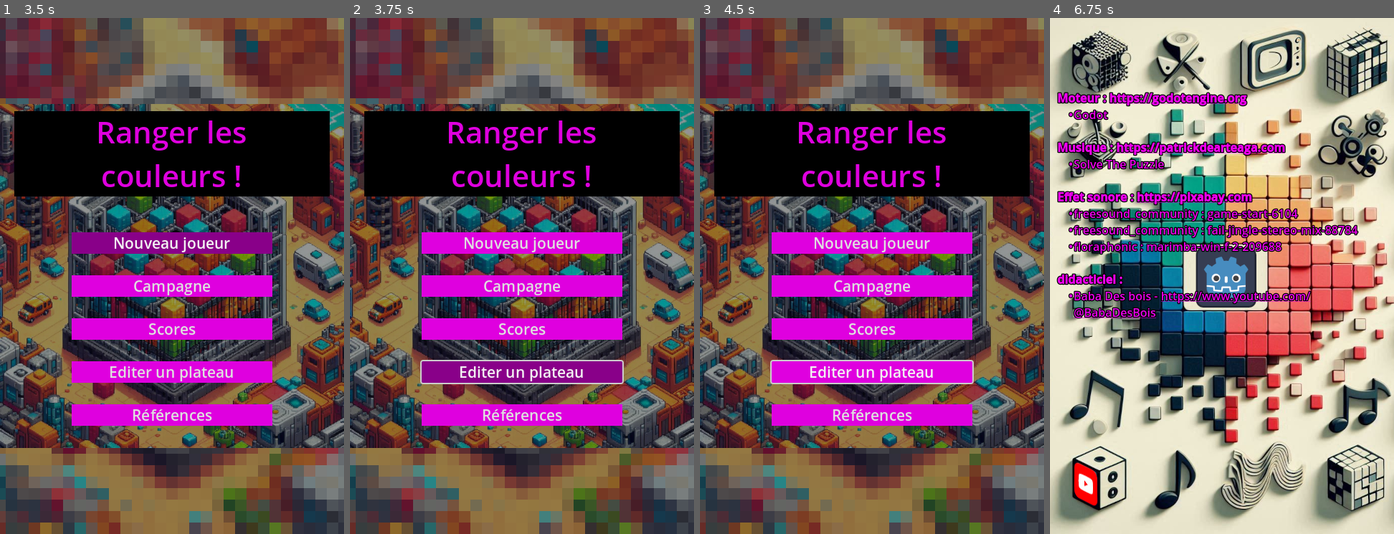
Above: before the commit, frames 1-4 (left to right).
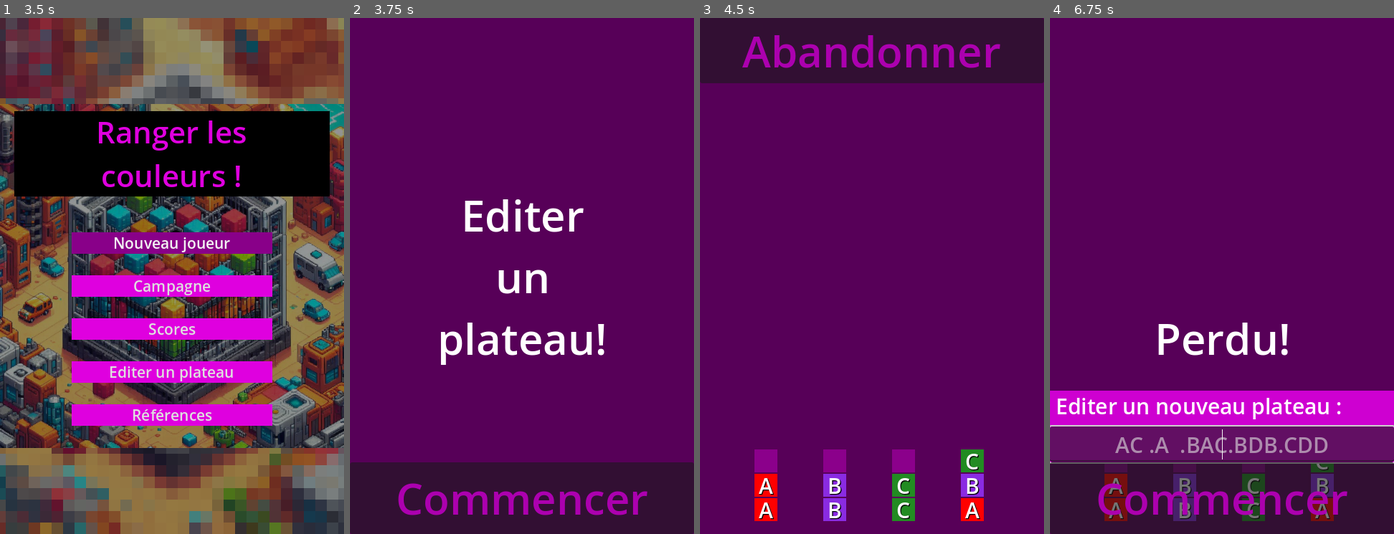
Above: after the commit, the same moments.

Repository: leguims/godot-color-sort-for-anna
Game: Godot game, scene res://Scenes/MenuPrincipal/menu_principal.tscn
Two runs of this game, one before a commit and one after it. Both use one fixed random seed, a clock stepped at 60 frames per second and the inputs below.
Inputs (mouse positions are in pixels of both pictures, inside the frame that each line leads up to):
- Up to frame 1 (3.5 s): click "Campagne" at 0.5 s; click (172, 306) at 1.27 s; type "Alex" at 1.35 s; click "Scores" at 2 s; tap Enter at 2.75 s; move the mouse to (247, 250) at 2.77 s; click (247, 250) at 2.92 s
- Up to frame 2 (3.75 s): click "Editer un plateau" at 3.5 s
- Up to frame 3 (4.5 s): click (872, 497) at 4.25 s, where only the run after the commit has a clickable "Commencer"
- Up to frame 4 (6.75 s): click (1222, 245) at 5 s, where only the run before the commit has a clickable "Nouveau joueur"; click (1222, 48) at 5.75 s, where only the run after the commit has a clickable "Abandonner"; click (1222, 441) at 6.5 s, where only the run before the commit has a clickable "Références"

Frame 1 is identical in both runs. In frame 2, 99% of the frame differs, in the area x 0-100%, y 0-100%; in frame 3, 100%; in frame 4, 99%.

Commit message:
Ajout Campagne + Editeur
- Suppression ancien menu principal
- Héritage dans les menu pour la campagne et l'éditeur
- Gestion du score dans la 'Campagne' uniquement
- Edition et visibilité du plateau uniquement sur l'éditeur

Diff:
--- a/Scenes/Principal/principal.gd
+++ b/Scenes/Campagne/campagne.gd
@@ -1,8 +1,12 @@
 extends Node
 
+class_name Campagne
 
 # Called when the node enters the scene tree for the first time.
 func _ready() -> void:
+	$Menu.set_script(MenuCampagne)
+	$Menu.modifier_tempo_message(1.0)
+	$Menu.modifier_message_vertical_align(VERTICAL_ALIGNMENT_CENTER)
 	$Menu.show()
 	$Menu.afficher_accueil()
 
@@ -11,25 +15,33 @@
 	pass
 
 func _on_menu_commencer_plateau() -> void:
-	if $PlateauDeJeu.est_valide($Menu/EditeurPlateau/SaisieEditionPlateau.text):
+	GestionScore.commencer()
+	_lancer_plateau_de_campagne($Menu/EditeurPlateau/SaisieEditionPlateau.text)
+
+func _lancer_plateau_de_campagne(plateau : String) -> void:
+	if $PlateauDeJeu.est_valide(plateau):
 		$Menu.cacher_accueil()
 		$PlateauDeJeu.effacer_le_plateau()
-		$PlateauDeJeu.commencer_un_nouveau_plateau($Menu/EditeurPlateau/SaisieEditionPlateau.text)
+		$PlateauDeJeu.commencer_un_nouveau_plateau(plateau)
 		$SonCommencer.play()
 		$Musique.play()
 	else:
 		_on_plateau_de_jeu_plateau_invalide()
 
 func _on_plateau_de_jeu_victoire() -> void:
+	GestionScore.gagner()
 	$Menu.show()
-	$Menu.afficher_victoire()
+	if GestionScore.est_victoire_dernier_plateau():
+		$Menu.afficher_fin_campagne()
+	else:
+		$Menu.afficher_victoire()
 	$SonFinDePartie.play()
 	$Musique.stop()
 
 func _on_plateau_de_jeu_plateau_invalide() -> void:
-	$Menu.show()
-	$Menu.afficher_plateau_invalide()
-	$SonEchec.play()
+	# Pas de plateau invalide en campagne
+	print("_on_plateau_de_jeu_plateau_invalide pour la campagne IMPOSSIBLE ! WTF !")
+	pass
 
 func _on_plateau_de_jeu_abandon() -> void:
 	$Menu.show()
--- a/Scenes/Campagne/campagne.tscn
+++ b/Scenes/Campagne/campagne.tscn
@@ -1,5 +1,6 @@
-[gd_scene load_steps=7 format=3 uid="uid://ocjm8ifi8b5e"]
+[gd_scene load_steps=8 format=3 uid="uid://ocjm8ifi8b5e"]
 
+[ext_resource type="Script" path="res://Scenes/Campagne/campagne.gd" id="1_4bhsb"]
 [ext_resource type="PackedScene" uid="uid://cfqcdseqsuy1l" path="res://Scenes/Plateau/plateau.tscn" id="1_h65nu"]
 [ext_resource type="PackedScene" uid="uid://xsrt777ms37l" path="res://Scenes/Menu/menu.tscn" id="2_7600w"]
 [ext_resource type="AudioStream" uid="uid://b0xpcrpr7dos3" path="res://Art/Musique/Solve The Puzzle.ogg" id="3_3nkxa"]
@@ -7,7 +8,8 @@
 [ext_resource type="AudioStream" uid="uid://bta65s8emibd3" path="res://Art/EffetSonore/win.mp3" id="5_06ouw"]
 [ext_resource type="AudioStream" uid="uid://o2nhixe1lp0c" path="res://Art/EffetSonore/fail-jingle.mp3" id="6_dmm43"]
 
-[node name="EditerUnPlateau" type="Node"]
+[node name="Campagne" type="Node"]
+script = ExtResource("1_4bhsb")
 
 [node name="PlateauDeJeu" parent="." instance=ExtResource("1_h65nu")]
 
@@ -24,3 +26,8 @@
 
 [node name="SonEchec" type="AudioStreamPlayer" parent="."]
 stream = ExtResource("6_dmm43")
+
+[connection signal="abandon" from="PlateauDeJeu" to="." method="_on_plateau_de_jeu_abandon"]
+[connection signal="plateau_invalide" from="PlateauDeJeu" to="." method="_on_plateau_de_jeu_plateau_invalide"]
+[connection signal="victoire" from="PlateauDeJeu" to="." method="_on_plateau_de_jeu_victoire"]
+[connection signal="commencer_plateau" from="Menu" to="." method="_on_menu_commencer_plateau"]
--- /dev/null
+++ b/Scenes/EditerUnPlateau/editer_un_plateau.gd
@@ -0,0 +1,48 @@
+extends Node
+
+class_name EditerUnPlateau
+
+# Called when the node enters the scene tree for the first time.
+func _ready() -> void:
+	$Menu.set_script(MenuEditerUnPlateau)
+	$Menu.modifier_tempo_message(2.0)
+	$Menu.modifier_message_vertical_align(VERTICAL_ALIGNMENT_BOTTOM)
+	$Menu.show()
+	$Menu.afficher_accueil()
+
+# Called every frame. 'delta' is the elapsed time since the previous frame.
+func _process(delta: float) -> void:
+	pass
+
+func _on_menu_commencer_plateau() -> void:
+	_editer_plateau_texte($Menu/EditeurPlateau/SaisieEditionPlateau.text)
+
+func _on_menu_saisie_plateau(new_text: String) -> void:
+	_editer_plateau_texte(new_text)
+
+func _editer_plateau_texte(plateau : String) -> void:
+	if $PlateauDeJeu.est_valide(plateau):
+		$Menu.cacher_accueil()
+		$PlateauDeJeu.effacer_le_plateau()
+		$PlateauDeJeu.commencer_un_nouveau_plateau(plateau)
+		$SonCommencer.play()
+		$Musique.play()
+	else:
+		_on_plateau_de_jeu_plateau_invalide()
+
+func _on_plateau_de_jeu_victoire() -> void:
+	$Menu.show()
+	$Menu.afficher_victoire()
+	$SonFinDePartie.play()
+	$Musique.stop()
+
+func _on_plateau_de_jeu_plateau_invalide() -> void:
+	$Menu.show()
+	$Menu.afficher_plateau_invalide()
+	$SonEchec.play()
+
+func _on_plateau_de_jeu_abandon() -> void:
+	$Menu.show()
+	$Menu.afficher_abandon()
+	$SonEchec.play()
+	$Musique.stop()
--- a/Scenes/EditerUnPlateau/editer_un_plateau.tscn
+++ b/Scenes/EditerUnPlateau/editer_un_plateau.tscn
@@ -1,5 +1,6 @@
-[gd_scene load_steps=7 format=3 uid="uid://eny1o3cji3tu"]
+[gd_scene load_steps=8 format=3 uid="uid://eny1o3cji3tu"]
 
+[ext_resource type="Script" path="res://Scenes/EditerUnPlateau/editer_un_plateau.gd" id="1_e6s2l"]
 [ext_resource type="PackedScene" uid="uid://cfqcdseqsuy1l" path="res://Scenes/Plateau/plateau.tscn" id="1_p5juj"]
 [ext_resource type="PackedScene" uid="uid://xsrt777ms37l" path="res://Scenes/Menu/menu.tscn" id="2_r2t3f"]
 [ext_resource type="AudioStream" uid="uid://b0xpcrpr7dos3" path="res://Art/Musique/Solve The Puzzle.ogg" id="3_lit51"]
@@ -8,6 +9,7 @@
 [ext_resource type="AudioStream" uid="uid://o2nhixe1lp0c" path="res://Art/EffetSonore/fail-jingle.mp3" id="6_uetgg"]
 
 [node name="EditerUnPlateau" type="Node"]
+script = ExtResource("1_e6s2l")
 
 [node name="PlateauDeJeu" parent="." instance=ExtResource("1_p5juj")]
 
@@ -24,3 +26,9 @@
 
 [node name="SonEchec" type="AudioStreamPlayer" parent="."]
 stream = ExtResource("6_uetgg")
+
+[connection signal="abandon" from="PlateauDeJeu" to="." method="_on_plateau_de_jeu_abandon"]
+[connection signal="plateau_invalide" from="PlateauDeJeu" to="." method="_on_plateau_de_jeu_plateau_invalide"]
+[connection signal="victoire" from="PlateauDeJeu" to="." method="_on_plateau_de_jeu_victoire"]
+[connection signal="commencer_plateau" from="Menu" to="." method="_on_menu_commencer_plateau"]
+[connection signal="saisie_plateau" from="Menu" to="." method="_on_menu_saisie_plateau"]
--- a/Scenes/Menu/menu.gd
+++ b/Scenes/Menu/menu.gd
@@ -1,75 +1,31 @@
 extends CanvasLayer
+
+class_name Menu
 
 # Notifie la scene `Plateau` que le bouton est pressé
 signal commencer_plateau
+signal saisie_plateau
 
 # Called when the node enters the scene tree for the first time.
 func _ready() -> void:
-	#GestionScore.initialiser_les_plateaux()
-	#GestionScore.lire_sauvegarde_joueurs()
 	pass # Replace with function body.
 
 # Called every frame. 'delta' is the elapsed time since the previous frame.
 func _process(delta: float) -> void:
 	pass
 
-func _on_tempo_message_timeout() -> void:
-	$Message.hide()
 
-func afficher_accueil():
-	_afficher_message("Range les couleurs!", false)
-	# Attendre l'échéance d'une temporisation libre
-	await get_tree().create_timer(1.0).timeout
-	$EditeurPlateau/SaisieEditionPlateau.text = GestionScore.lire_plateau_courant()
-	$EditeurPlateau.show()
-	await get_tree().create_timer(1.0).timeout
-	$BoutonCommencer.show()
+# Méthodes d'ajustement de la scene
+func modifier_tempo_message(nouvelle_tempo: float) -> void:
+	$TempoMessage.wait_time = nouvelle_tempo
 
-func afficher_victoire():
-	_afficher_message("Bravo!")
-	# Attendre l'échéance de la temporisation
-	await $TempoMessage.timeout
-
-	_afficher_message("Fin de Partie")
-	# Attendre l'échéance de la temporisation
-	await $TempoMessage.timeout
-
-	# Mettre à jour les plateaux à jouer
-	GestionScore.gagner()
-	if GestionScore.est_victoire_dernier_plateau():
-		_afficher_message("C'était le dernier plateau!")
-		await $TempoMessage.timeout
-		_afficher_message("Vous êtes au sommet...")
-		await $TempoMessage.timeout
-		_afficher_message("...de l'Everest!")
-		await $TempoMessage.timeout
-	afficher_accueil()
-
-func afficher_abandon():
-	_afficher_message("Perdu!")
-	await $TempoMessage.timeout
-
-	_afficher_message("Fin de Partie")
-	await $TempoMessage.timeout
-
-	# Mettre à jour les plateaux à jouer
-	GestionScore.abandonner()
-	afficher_accueil()
-
-func afficher_plateau_invalide():
-	_afficher_message("Plateau Invalide!")
-	# Attendre l'échéance de la temporisation
-	await $TempoMessage.timeout
-	afficher_accueil()
+func modifier_message_vertical_align(alignement : VerticalAlignment) -> void:
+	$Message.vertical_alignment = alignement
 
 func cacher_accueil():
 	$Message.hide()
 	$EditeurPlateau.hide()
 	$BoutonCommencer.hide()
-
-func _on_bouton_commencer_pressed() -> void:
-	GestionScore.commencer()
-	commencer_plateau.emit()
 
 func _afficher_message(texte : String, temporaire : bool = true):
 	$Message.hide()
@@ -77,3 +33,13 @@
 	$Message.show()
 	if temporaire:
 		$TempoMessage.start()
+
+
+func _on_tempo_message_timeout() -> void:
+	$Message.hide()
+
+func _on_bouton_commencer_pressed() -> void:
+	commencer_plateau.emit()
+
+func _on_saisie_edition_plateau_text_submitted(new_text: String) -> void:
+	saisie_plateau.emit(new_text)
--- a/Scenes/Menu/menu.tscn
+++ b/Scenes/Menu/menu.tscn
@@ -6,22 +6,21 @@
 script = ExtResource("1_d2lp0")
 
 [node name="Message" type="Label" parent="."]
-visible = false
 anchors_preset = 8
 anchor_left = 0.5
 anchor_top = 0.5
 anchor_right = 0.5
 anchor_bottom = 0.5
-offset_left = -33.5
-offset_top = -11.5
-offset_right = 33.5
-offset_bottom = 11.5
+offset_left = -33.0
+offset_top = -328.0
+offset_right = 34.0
+offset_bottom = 128.0
 grow_horizontal = 2
 grow_vertical = 2
 theme_override_font_sizes/font_size = 60
 text = "Range les couleurs!"
 horizontal_alignment = 1
-vertical_alignment = 1
+vertical_alignment = 2
 autowrap_mode = 2
 
 [node name="TempoMessage" type="Timer" parent="."]
@@ -29,7 +28,6 @@
 one_shot = true
 
 [node name="EditeurPlateau" type="ColorRect" parent="."]
-visible = false
 anchors_preset = 12
 anchor_top = 1.0
 anchor_right = 1.0
@@ -64,7 +62,6 @@
 alignment = 1
 
 [node name="BoutonCommencer" type="Button" parent="."]
-visible = false
 anchors_preset = 12
 anchor_top = 1.0
 anchor_right = 1.0
@@ -78,4 +75,5 @@
 text = "Commencer"
 
 [connection signal="timeout" from="TempoMessage" to="." method="_on_tempo_message_timeout"]
+[connection signal="text_submitted" from="EditeurPlateau/SaisieEditionPlateau" to="." method="_on_saisie_edition_plateau_text_submitted"]
 [connection signal="pressed" from="BoutonCommencer" to="." method="_on_bouton_commencer_pressed"]
--- /dev/null
+++ b/Scenes/Menu/menu_campagne.gd
@@ -0,0 +1,52 @@
+extends Menu
+
+class_name MenuCampagne
+
+func afficher_accueil():
+	# Initialisation du menu de campagne
+	# En campagne, le plateau n'est ni visible, ni éditable
+	$EditeurPlateau.hide()
+	$EditeurPlateau/SaisieEditionPlateau.editable = false
+	$EditeurPlateau/SaisieEditionPlateau.text = GestionScore.lire_plateau_courant()
+	$Message.size.y = $Message.size.y + 100
+
+	_afficher_message("Mode Campagne!", false)
+	# Attendre l'échéance d'une temporisation libre
+	await get_tree().create_timer(1.0).timeout
+	$BoutonCommencer.show()
+
+func afficher_plateau_suivant():
+	$EditeurPlateau/SaisieEditionPlateau.text = GestionScore.lire_plateau_courant()
+	_afficher_message("Plateau suivant!", false)
+	$BoutonCommencer.show()
+
+func afficher_plateau_invalide():
+	# Pas de plateau invalide en campagne
+	pass
+
+func afficher_abandon():
+	_afficher_message("Perdu!")
+	await $TempoMessage.timeout
+	_afficher_message("Fin de Partie")
+	await $TempoMessage.timeout
+	# Mettre à jour les plateaux à jouer
+	GestionScore.abandonner()
+	afficher_plateau_suivant()
+
+func afficher_victoire():
+	_afficher_message("Bravo!")
+	# Attendre l'échéance de la temporisation
+	await $TempoMessage.timeout
+	afficher_plateau_suivant()
+
+func afficher_fin_campagne():
+	_afficher_message("Bravo!")
+	# Attendre l'échéance de la temporisation
+	await $TempoMessage.timeout
+	_afficher_message("C'était le dernier plateau!")
+	await $TempoMessage.timeout
+	_afficher_message("Vous êtes au sommet...")
+	await $TempoMessage.timeout
+	_afficher_message("...de l'Everest!")
+	await $TempoMessage.timeout
+	$BoutonCommencer.show()
--- /dev/null
+++ b/Scenes/Menu/menu_editer_un_plateau.gd
@@ -0,0 +1,58 @@
+extends Menu
+
+class_name MenuEditerUnPlateau
+
+func afficher_accueil():
+	# Initialisation du menu de campagne
+	$EditeurPlateau.hide()
+	$EditeurPlateau/SaisieEditionPlateau.editable = true
+	$EditeurPlateau/SaisieEditionPlateau.placeholder_text = 'AC .A  .BAC.BDB.CDD'
+
+	_afficher_message("Editer un plateau!", false)
+	# Attendre l'échéance d'une temporisation libre
+	await get_tree().create_timer(1.0).timeout
+	# En édition de plateau, le plateau vierge, visible et éditable
+	$EditeurPlateau/SaisieEditionPlateau.clear()
+	$EditeurPlateau.show()
+	await get_tree().create_timer(1.0).timeout
+	$BoutonCommencer.show()
+
+func afficher_plateau_suivant():
+	_afficher_message("Editer un nouveau plateau!", false)
+	# En édition de plateau, le plateau vierge, visible et éditable
+	$EditeurPlateau/SaisieEditionPlateau.clear()
+	$EditeurPlateau.show()
+	await get_tree().create_timer(1.0).timeout
+	$BoutonCommencer.show()
+
+func afficher_plateau_invalide():
+	_afficher_message("Plateau Invalide!")
+	# Attendre l'échéance de la temporisation
+	await $TempoMessage.timeout
+	$Message.autowrap_mode=TextServer.AUTOWRAP_OFF
+	_afficher_message("'.' = Fin de pile")
+	await $TempoMessage.timeout
+	_afficher_message("'.' = Fin de pile\nex: 'AB .BA .BA '")
+	await $TempoMessage.timeout
+	_afficher_message("'.' = Fin de pile\nex: 'AB .BA .BA '\nex: 'ABA.BAB.   '")
+	await $TempoMessage.timeout
+	_afficher_message("'.' = Fin de pile\nex: 'AB .BA .BA '\nex: 'ABA.BAB.   '\nex: 'AB.BC.C .A '")
+	await $TempoMessage.timeout
+	_afficher_message("'.' = Fin de pile\nex: 'AB .BA .BA '\nex: 'ABA.BAB.   '\nex: 'AB.BC.C .A '", false)
+	await $TempoMessage.timeout
+	$Message.autowrap_mode=TextServer.AUTOWRAP_WORD
+
+	$EditeurPlateau/SaisieEditionPlateau.clear()
+	$EditeurPlateau.show()
+	$BoutonCommencer.show()
+
+func afficher_abandon():
+	_afficher_message("Perdu!")
+	await $TempoMessage.timeout
+	afficher_plateau_suivant()
+
+func afficher_victoire():
+	_afficher_message("Bravo!")
+	# Attendre l'échéance de la temporisation
+	await $TempoMessage.timeout
+	afficher_plateau_suivant()
--- a/Scenes/MenuPrincipal/menu_principal.gd
+++ b/Scenes/MenuPrincipal/menu_principal.gd
@@ -30,8 +30,12 @@
 
 func _on_texte_joueur_text_submitted(nom_nouveau_joueur: String) -> void:
 	print("Nouveau joueur : ", nom_nouveau_joueur)
+	$Marge/HBoxContainer/VBoxContainer/Marge/VBoxContainer/TexteJoueur.clear()
 	if not GestionScore.ajouter_un_nouveau_joueur(nom_nouveau_joueur):
 		print("Erreur : Le nom '" + nom_nouveau_joueur + "' n'est pas libre")
+		$Marge/HBoxContainer/VBoxContainer/Marge/VBoxContainer/TexteJoueur.placeholder_text = 'Erreur !'
+	else:
+		$Marge/HBoxContainer/VBoxContainer/Marge/VBoxContainer/TexteJoueur.placeholder_text = 'Ok !'
 
 
 
@@ -44,7 +48,14 @@
 
 func _on_texte_campagne_text_submitted(nom_joueur: String) -> void:
 	print("Campagne avec le joueur : ", nom_joueur)
+	$Marge/HBoxContainer/VBoxContainer/Marge/VBoxContainer/TexteCampagne.clear()
 	if not GestionScore.choisir_le_joueur(nom_joueur):
 		print("Erreur : Le nom '" + nom_joueur + "' n'existe pas")
+		$Marge/HBoxContainer/VBoxContainer/Marge/VBoxContainer/TexteCampagne.placeholder_text = 'Erreur !'
 	else:
-		get_tree().change_scene_to_file("res://Scenes/Principal/principal.tscn")
+		$Marge/HBoxContainer/VBoxContainer/Marge/VBoxContainer/TexteCampagne.placeholder_text = 'Ok !'
+		get_tree().change_scene_to_file("res://Scenes/Campagne/campagne.tscn")
+
+
+func _on_bouton_editer_plateau_pressed() -> void:
+	get_tree().change_scene_to_file("res://Scenes/EditerUnPlateau/editer_un_plateau.tscn")
--- a/Scenes/MenuPrincipal/menu_principal.tscn
+++ b/Scenes/MenuPrincipal/menu_principal.tscn
@@ -153,16 +153,6 @@
 theme_override_styles/normal = SubResource("StyleBoxFlat_yyhke")
 text = "Editer un plateau"
 
-[node name="TextePlateau" type="LineEdit" parent="Marge/HBoxContainer/VBoxContainer/Marge/VBoxContainer"]
-visible = false
-self_modulate = Color(0.87451, 0, 0.87451, 1)
-layout_mode = 2
-theme_override_colors/font_placeholder_color = Color(0.537375, 0.000207492, 0.537371, 1)
-theme_override_font_sizes/font_size = 21
-theme_override_styles/normal = SubResource("StyleBoxFlat_w06fl")
-placeholder_text = "ABC.AAB.CBC.   "
-alignment = 1
-
 [node name="BoutonRéférences" type="Button" parent="Marge/HBoxContainer/VBoxContainer/Marge/VBoxContainer"]
 layout_mode = 2
 theme_override_font_sizes/font_size = 21
@@ -175,4 +165,5 @@
 [connection signal="pressed" from="Marge/HBoxContainer/VBoxContainer/Marge/VBoxContainer/BoutonCampagne" to="." method="_on_bouton_campagne_pressed"]
 [connection signal="text_submitted" from="Marge/HBoxContainer/VBoxContainer/Marge/VBoxContainer/TexteCampagne" to="." method="_on_texte_campagne_text_submitted"]
 [connection signal="pressed" from="Marge/HBoxContainer/VBoxContainer/Marge/VBoxContainer/BoutonScores" to="." method="_on_bouton_scores_pressed"]
+[connection signal="pressed" from="Marge/HBoxContainer/VBoxContainer/Marge/VBoxContainer/BoutonEditerPlateau" to="." method="_on_bouton_editer_plateau_pressed"]
 [connection signal="pressed" from="Marge/HBoxContainer/VBoxContainer/Marge/VBoxContainer/BoutonRéférences" to="." method="_on_bouton_références_pressed"]
--- a/Scenes/Plateau/plateau.gd
+++ b/Scenes/Plateau/plateau.gd
@@ -41,6 +41,14 @@
 	for pile in _decoder_plateau(plateau_texte):
 		if not Pile.est_valide(pile):
 			return false
+	# TODO : Vérifier la validité du plateau dans son ensemble (nombre de jetons, possibilité de réussir)
+	# Invalide : Plateau vide
+	if plateau_texte.is_empty():
+		return false
+	if plateau_texte.replacen(' ','').replacen('.','').is_empty():
+		return false
+	# TODO : Invalide : Nombre de jetons inégaux
+	# TODO : Invalide : Nombre de jetons != taille pile
 	return true
 
 func _decoder_plateau(plateau_texte : String) -> Array:
--- a/Scenes/Principal/principal.tscn
+++ /dev/null
@@ -1,33 +0,0 @@
-[gd_scene load_steps=8 format=3 uid="uid://dsdrtorwq3l2n"]
-
-[ext_resource type="Script" path="res://Scenes/Principal/principal.gd" id="1_d1g8n"]
-[ext_resource type="PackedScene" uid="uid://cfqcdseqsuy1l" path="res://Scenes/Plateau/plateau.tscn" id="1_hxkkh"]
-[ext_resource type="PackedScene" uid="uid://xsrt777ms37l" path="res://Scenes/Menu/menu.tscn" id="3_n0gty"]
-[ext_resource type="AudioStream" uid="uid://b0xpcrpr7dos3" path="res://Art/Musique/Solve The Puzzle.ogg" id="4_eiukq"]
-[ext_resource type="AudioStream" uid="uid://1yo7r2c0gaqs" path="res://Art/EffetSonore/game-start.mp3" id="5_r5rg6"]
-[ext_resource type="AudioStream" uid="uid://bta65s8emibd3" path="res://Art/EffetSonore/win.mp3" id="6_7sa58"]
-[ext_resource type="AudioStream" uid="uid://o2nhixe1lp0c" path="res://Art/EffetSonore/fail-jingle.mp3" id="7_gsfdl"]
-
-[node name="Principal" type="Node"]
-script = ExtResource("1_d1g8n")
-
-[node name="PlateauDeJeu" parent="." instance=ExtResource("1_hxkkh")]
-
-[node name="Menu" parent="." instance=ExtResource("3_n0gty")]
-
-[node name="Musique" type="AudioStreamPlayer" parent="."]
-stream = ExtResource("4_eiukq")
-
-[node name="SonCommencer" type="AudioStreamPlayer" parent="."]
-stream = ExtResource("5_r5rg6")
-
-[node name="SonFinDePartie" type="AudioStreamPlayer" parent="."]
-stream = ExtResource("6_7sa58")
-
-[node name="SonEchec" type="AudioStreamPlayer" parent="."]
-stream = ExtResource("7_gsfdl")
-
-[connection signal="abandon" from="PlateauDeJeu" to="." method="_on_plateau_de_jeu_abandon"]
-[connection signal="plateau_invalide" from="PlateauDeJeu" to="." method="_on_plateau_de_jeu_plateau_invalide"]
-[connection signal="victoire" from="PlateauDeJeu" to="." method="_on_plateau_de_jeu_victoire"]
-[connection signal="commencer_plateau" from="Menu" to="." method="_on_menu_commencer_plateau"]
--- a/Scenes/Scores/scores.gd
+++ b/Scenes/Scores/scores.gd
@@ -5,8 +5,8 @@
 	1: "[font_size=60][color=gold]score[/color][/font_size]\n",
 	2: "[font_size=50][color=silver]score[/color][/font_size]\n",
 	3: "[font_size=40][color=#CD7F32]score[/color][/font_size]\n",
-	4: "[font_size=30]score\n",
-	5: "score[/font_size]\n",
+	4: "[font_size=30]score[/font_size]\n",
+	5: "[font_size=30]score[/font_size]\n",
 	'pied_de_page': "[/center][/color][/outline_size]\n",
 	}
 
--- a/Scenes/gestion_score.gd
+++ b/Scenes/gestion_score.gd
@@ -14,6 +14,7 @@
 ]
 var joueur_actuel = liste_des_sauvegardes[0]
 
+# TODO : Prevoir le nom d'un joueur et charger le profil en consequence
 
 # Dico : {'difficulte': [liste_plateaux]}
 var plateau_liste_difficulte = {
@@ -42,14 +43,16 @@
 			for difficulte in dico_difficulte.keys():
 				# Copie tous les niveaux, sauf 'None'
 				if difficulte not in ['None', '0', '1', '2', '3'] :
+				# TODO : DEBUG - if difficulte not in ['None', '0', '1', '2', '5', '6', '7', '8', '9'] :
 					plateau_liste_difficulte[difficulte] = dico_difficulte.get(difficulte).duplicate(true)
-				print("Difficulté : ", difficulte)
-				var cpt = 0
-				for plateau in dico_difficulte.get(difficulte):
-					print("   - plateaux : ", plateau)
-					cpt += 1
-					if cpt >= 5:
-						break
+				# Afficher un apercu du niveau
+				#print("Difficulté : ", difficulte)
+				#var cpt = 0
+				#for plateau in dico_difficulte.get(difficulte):
+					#print("   - plateaux : ", plateau)
+					#cpt += 1
+					#if cpt >= 5:
+						#break
 
 func _read_json_file(chemin) -> Variant:
 	var fichier = null
